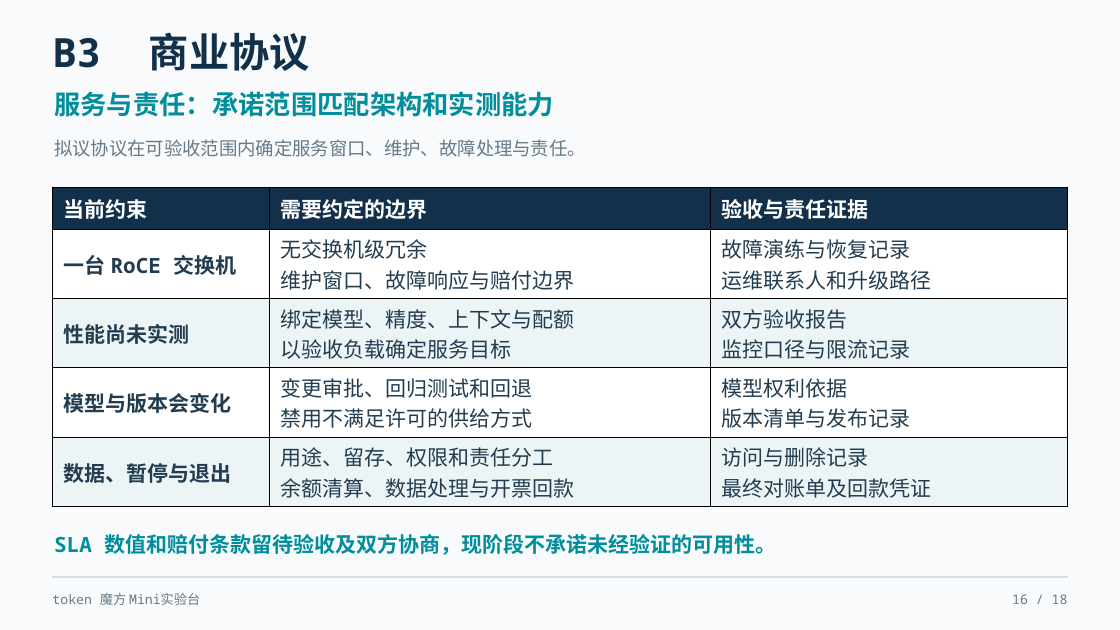
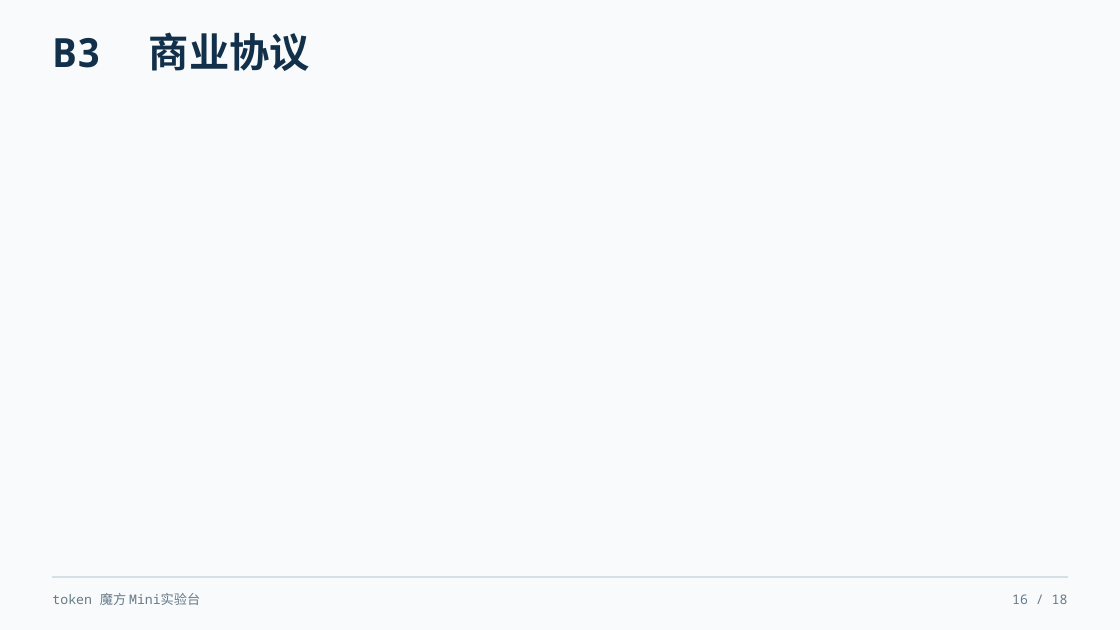
Before and after one commit to KurisuZhang/codex-catl, a slide deck: slide 16 of output/token_mini/Token魔方Mini实验台_完整合并版_修复版.pptx. Drawn at 1120x630 pixels with LibreOffice and Linux fonts; fonts in the diff are those of the drawing. Boxes give left, top, right and bottom in pixels: in the first picture for what was removed or moved away, otherwise in the second. Text is boxed around its words. In the diff, an @@ line names an element or a change of style, - is before the commit and + after.

```diff
--- a/output/token_mini/Token魔方Mini实验台_完整合并版_修复版.pptx
+++ b/output/token_mini/Token魔方Mini实验台_完整合并版_修复版.pptx
@@ text removed at [54,91,554,117] @@
-服务与责任：承诺范围匹配架构和实测能力
@@ text removed at [54,139,586,157] @@
-拟议协议在可验收范围内确定服务窗口、维护、故障处理与责任。
@@ table removed at [52,187,1067,507], 5 rows, 3 columns @@
-当前约束 | 需要约定的边界 | 验收与责任证据
-一台 RoCE 交换机 | 无交换机级冗余 / 维护窗口、故障响应与赔付边界 | 故障演练与恢复记录 / 运维联系人和升级路径
-性能尚未实测 | 绑定模型、精度、上下文与配额 / 以验收负载确定服务目标 | 双方验收报告 / 监控口径与限流记录
-模型与版本会变化 | 变更审批、回归测试和回退 / 禁用不满足许可的供给方式 | 模型权利依据 / 版本清单与发布记录
-数据、暂停与退出 | 用途、留存、权限和责任分工 / 余额清算、数据处理与开票回款 | 访问与删除记录 / 最终对账单及回款凭证
@@ text removed at [54,534,777,555] @@
-SLA 数值和赔付条款留待验收及双方协商，现阶段不承诺未经验证的可用性。
```
Also in this commit, not shown: 12 other slides changed, 21 other files.
